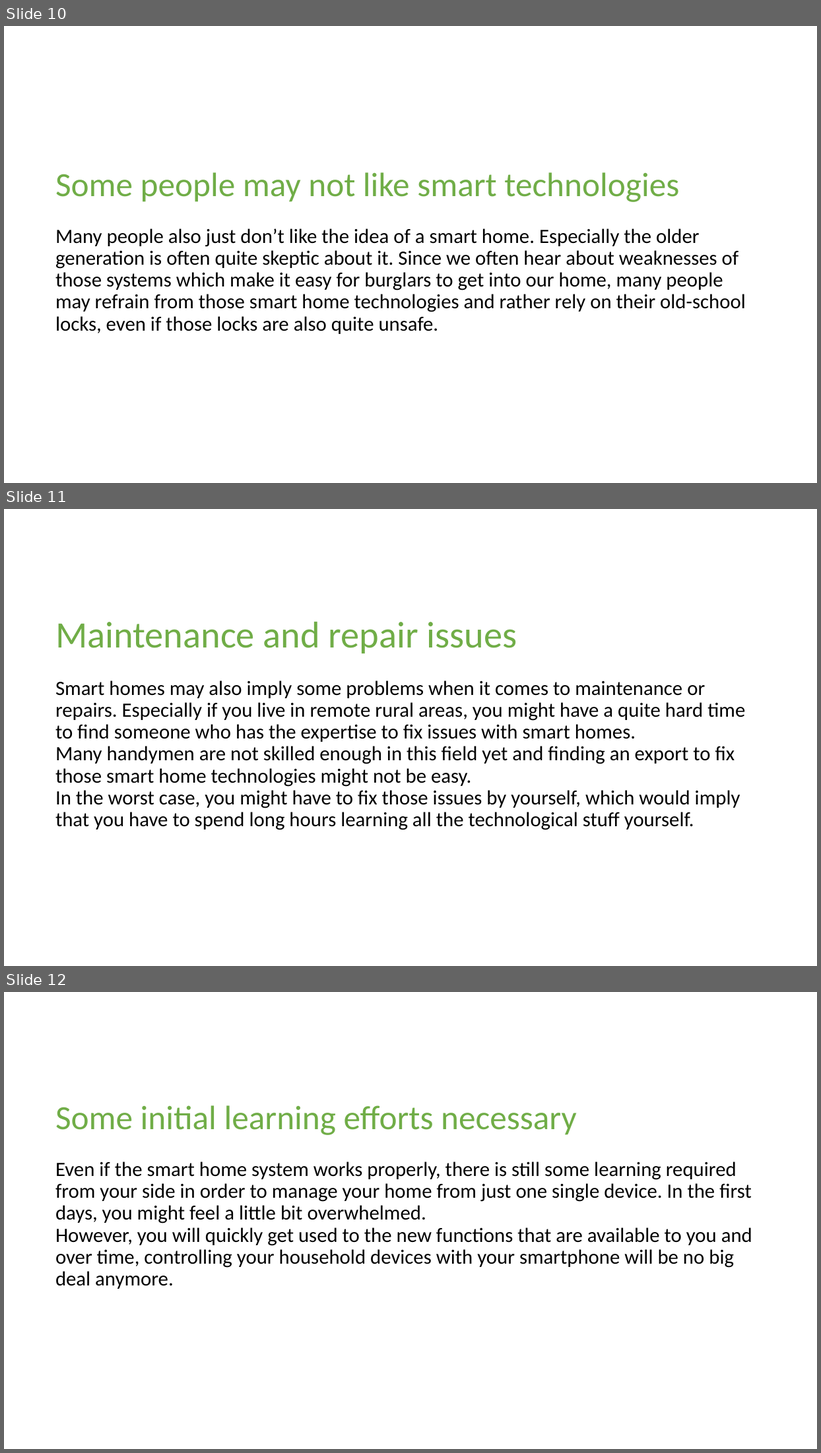
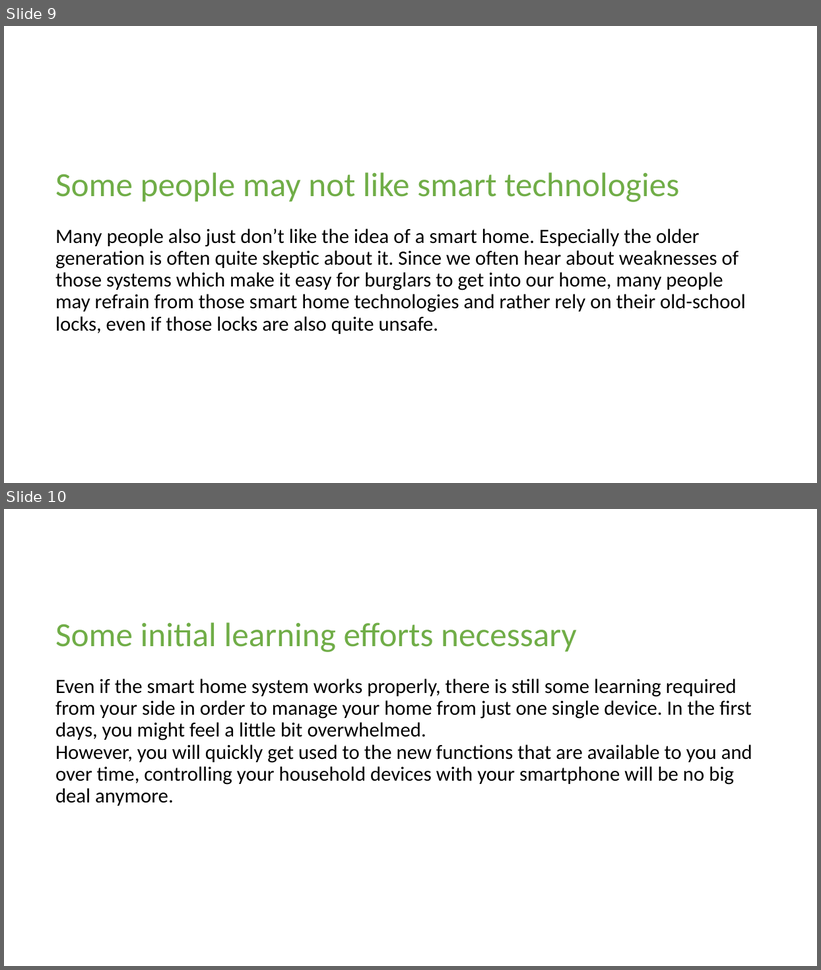
Before and after one commit to Asm-Nurussafa/Micro-Controller-group-project, a slide deck: Project 5/Smart home disadvantages and prototypes.pptx. Shown one above the other, each under a label of ours: slides 10, 11 and 12 before the commit, slides 9 and 10 after it. The pictures are 821x1453 and 821x970 pixels, drawn with LibreOffice and Linux fonts; fonts in the diff are those of the drawing. Boxes give left, top, right and bottom in pixels: in the first picture for what was removed or moved away, otherwise in the second. Text is boxed around its words. In the diff, an @@ line names an element or a change of style, - is before the commit and + after.

Commit message:
Smart home-ideas and scenarios

```diff
--- a/Project 5/Smart home disadvantages and prototypes.pptx
+++ b/Project 5/Smart home disadvantages and prototypes.pptx
@@ slide 11 removed at [4, 509, 817, 966], background #FFFFFF @@
@@ title removed at [55, 622, 745, 830] @@
-Maintenance and repair issues
-Smart homes may also imply some problems when it comes to maintenance or repairs. Especially if you live in remote rural areas, you might have a quite hard time to find someone who has the expertise to fix issues with smart homes.
-Many handymen are not skilled enough in this field yet and finding an export to fix those smart home technologies might not be easy.
-In the worst case, you might have to fix those issues by yourself, which would imply that you have to spend long hours learning all the technological stuff yourself.
@@ what was slide 10 is now slide 9 @@
@@ what was slide 12 is now slide 10 @@
```
Also in this commit, not shown: 1 other slide removed, 1 other file.
